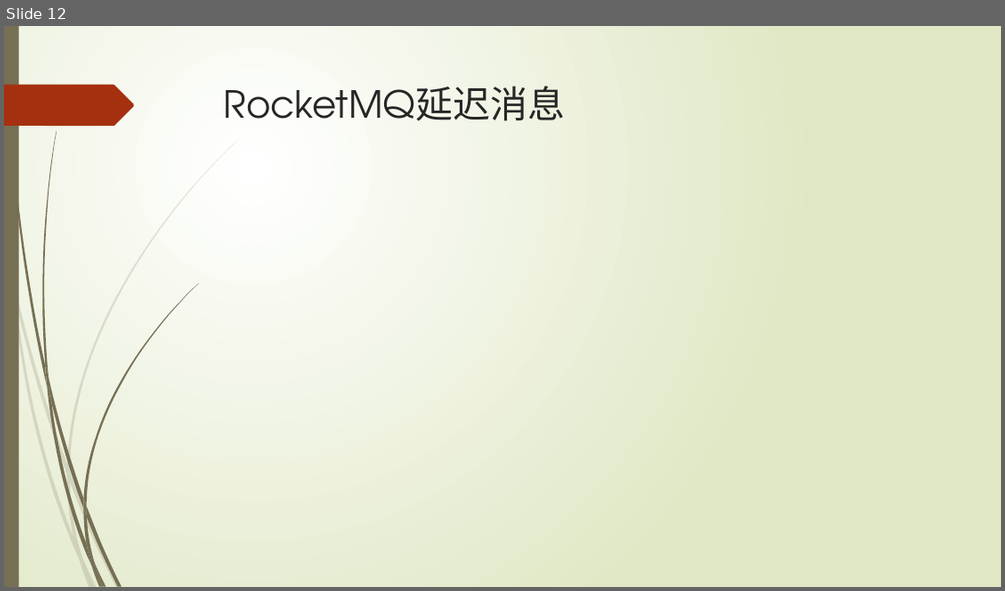
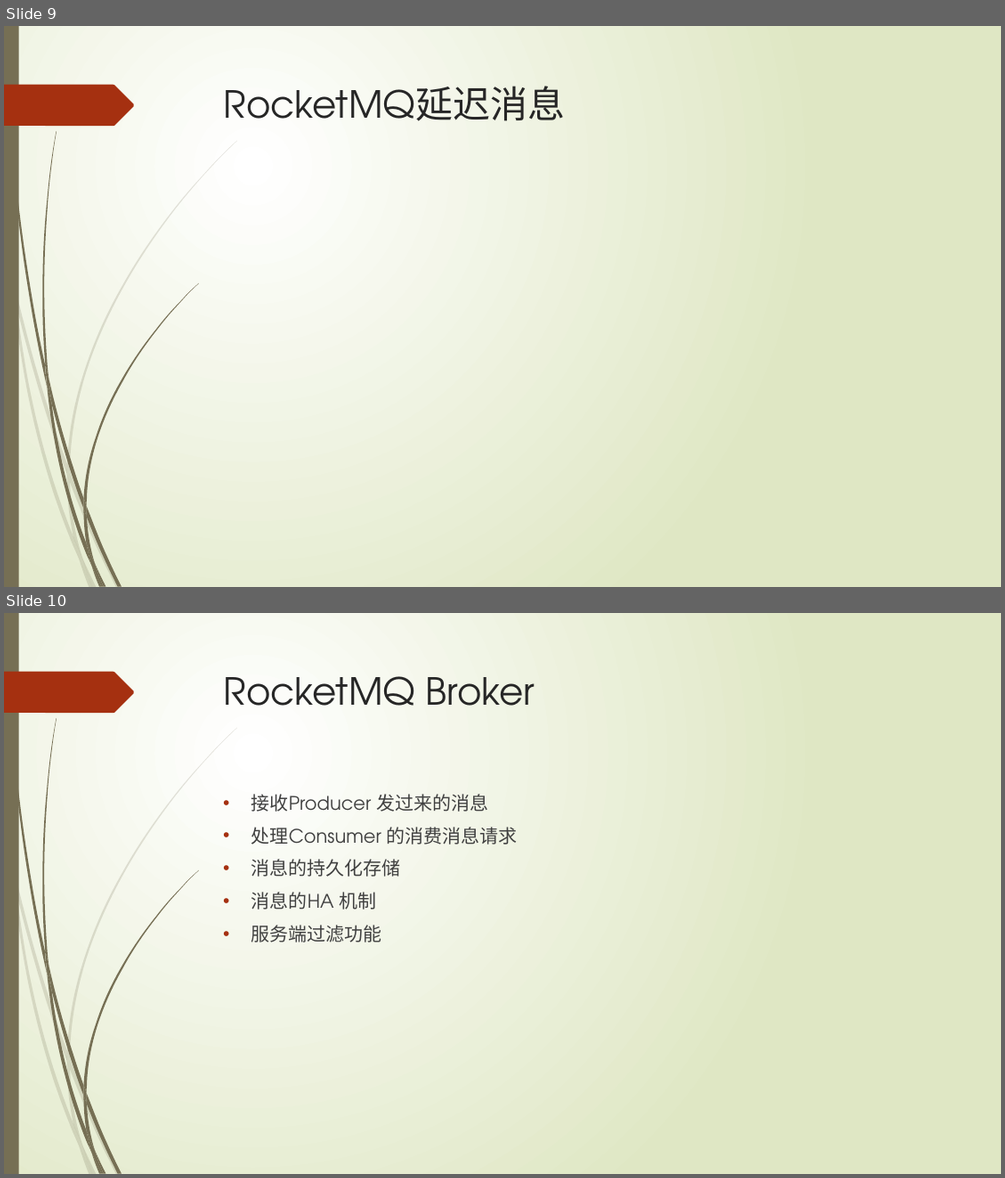
Before and after one commit to xljnc/rocketmqLearning, a slide deck: doc/RocketMQ简介.pptx. Shown one above the other, each under a label of ours: slide 12 before the commit, slides 9 and 10 after it. The pictures are 1005x591 and 1005x1178 pixels, drawn with LibreOffice and Linux fonts; fonts in the diff are those of the drawing. Boxes give left, top, right and bottom in pixels: in the first picture for what was removed or moved away, otherwise in the second. Text is boxed around its words. In the diff, an @@ line names an element or a change of style, - is before the commit and + after.

Commit message:
RocketMQ简介.pptx by qiyu 2021-04-26

```diff
--- a/doc/RocketMQ简介.pptx
+++ b/doc/RocketMQ简介.pptx
@@ slide 10 added at (x1=4, y1=613, x2=1001, y2=1174), background gradient #FFFFFF to #DFE8C4; not listed: 24 template elements that a slide beside it also shows @@
@@ title added at (x1=224, y1=676, x2=535, y2=706), 36 pt, text #262626 @@
+RocketMQ Broker
@@ text added at (x1=251, y1=794, x2=518, y2=942), 18 pt, text #404040 @@
+• 接收Producer 发过来的消息
+• 处理Consumer 的消费消息请求
+• 消息的持久化存储
+• 消息的HA 机制
+• 服务端过滤功能
@@ what was slide 12 is now slide 9 @@
```
Also in this commit, not shown: 1 slide changed, 2 other slides added.
